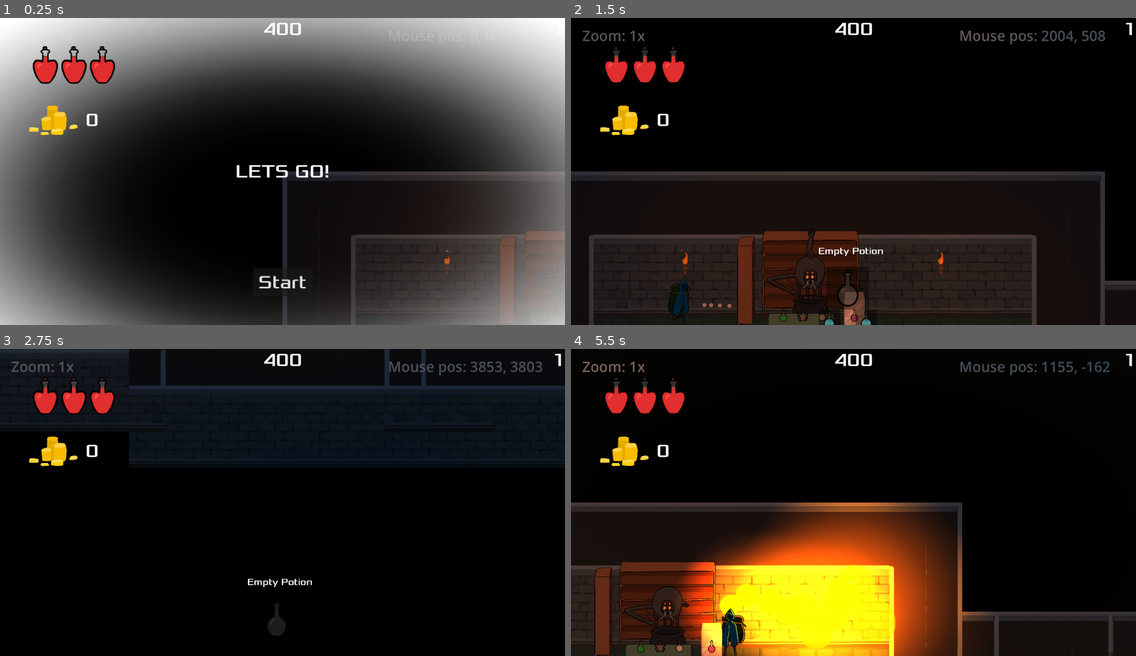
Above: before the commit, frames 1-4 (two rows, left to right).
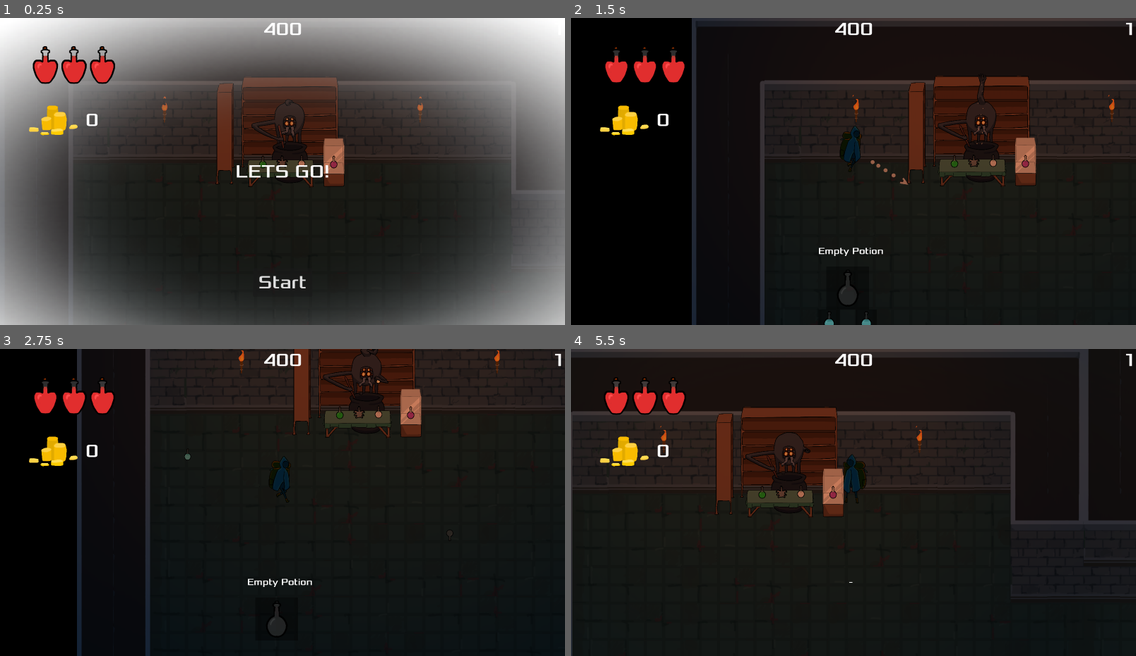
Above: after the commit, the same moments.

Repository: woofasaurus/PotionGame
Game: Godot game, scene res://scenes/main.tscn
Two runs of this game, one before a commit and one after it. Both use one fixed random seed, a clock stepped at 60 frames per second and the inputs below.
Inputs (mouse positions are in pixels of both pictures, inside the frame that each line leads up to):
- Up to frame 1 (0.25 s): no input
- Up to frame 2 (1.5 s): click "Start" at 0.5 s; tap Enter (ui_accept) at 1.25 s; move the mouse to (1119, 315) at 1.27 s; hold Right (move_right) from 1.28 s (still down); right-click (1119, 315) at 1.35 s; click (1119, 315) at 1.42 s
- Up to frame 3 (2.75 s): tap Enter (ui_accept) at 1.52, 2.27 s; move the mouse to (169, 517) at 2.02 s; release Right (move_right) at 2.03 s; hold Down (move_down) from 2.03 s (still down); tap Ctrl (control) at 2.1 s; click (169, 517) at 2.17 s; right-click (169, 517) at 2.3 s
- Up to frame 4 (5.5 s): move the mouse to (910, 434) at 2.77 s; release Down (move_down) at 2.78 s; hold Right (move_right) 2.78-3.53 s; tap Space (dodge) at 2.85 s; click (910, 434) at 2.92 s; right-click (910, 434) at 3.05 s; move the mouse to (825, 563) at 3.52 s; hold Up (move_up) 3.53-4.28 s; right-click (825, 563) at 3.6 s; click (825, 563) at 3.67 s; tap Enter (ui_accept) at 3.77, 4.52, 5.27 s; move the mouse to (1023, 548) at 4.27 s; hold R (interact) 4.28-5.03 s; hold Left (move_left) from 4.28 s (still down); click (1023, 548) at 4.42 s; right-click (1023, 548) at 4.55 s; move the mouse to (684, 456) at 5.02 s; click (684, 456) at 5.1 s; right-click (684, 456) at 5.3 s

The runs differ from the first frame. In frame 1, 21% of the frame differs, in the area x 12-100%, y 19-98%; in frame 2, 39%; in frame 3, 18%; in frame 4, 57%, in the area x 0-100%, y 0-100%.

Commit message:
For Chuck
Chuck is a nickname for charles

Diff:
--- a/scenes/map_generator.tscn
+++ b/scenes/map_generator.tscn
@@ -1,8 +1,7 @@
-[gd_scene load_steps=4 format=3 uid="uid://bixc4qqvwwkl0"]
+[gd_scene load_steps=3 format=3 uid="uid://bixc4qqvwwkl0"]
 
 [ext_resource type="Script" path="res://scripts/map_generator.gd" id="1_ku30c"]
 [ext_resource type="TileSet" uid="uid://crspbucdclyaa" path="res://art/new_room.tres" id="2_i08ma"]
-[ext_resource type="PackedScene" uid="uid://rb2iki5gjcch" path="res://scenes/creative_camera.tscn" id="3_42ufa"]
 
 [node name="MapGenerator" type="Node2D"]
 script = ExtResource("1_ku30c")
@@ -10,5 +9,3 @@
 [node name="TileMap" type="TileMap" parent="."]
 tile_set = ExtResource("2_i08ma")
 format = 2
-
-[node name="CreativeCam" parent="." instance=ExtResource("3_42ufa")]
--- a/scenes/rooms/boss_room.tscn
+++ b/scenes/rooms/boss_room.tscn
@@ -1,9 +1,10 @@
-[gd_scene load_steps=5 format=3 uid="uid://cwhk502j41c7v"]
+[gd_scene load_steps=6 format=3 uid="uid://cwhk502j41c7v"]
 
 [ext_resource type="Script" path="res://scripts/room.gd" id="1_kf4ix"]
 [ext_resource type="TileSet" uid="uid://crspbucdclyaa" path="res://art/new_room.tres" id="2_xm2eg"]
 [ext_resource type="PackedScene" uid="uid://dbnb8g53jt1xu" path="res://scenes/terrain/torch.tscn" id="3_5xpdv"]
 [ext_resource type="PackedScene" uid="uid://deqs063c8ujmo" path="res://scenes/enemies/concoctopus.tscn" id="4_tlhos"]
+[ext_resource type="Texture2D" uid="uid://d0guvmspy3l66" path="res://art/2d_lights_and_shadows_neutral_point_light.webp" id="5_va31p"]
 
 [node name="boss_room" type="Node2D"]
 script = ExtResource("1_kf4ix")
@@ -26,3 +27,9 @@
 
 [node name="Concoctopus" parent="." instance=ExtResource("4_tlhos")]
 position = Vector2(2772, 1855)
+
+[node name="PointLight2D" type="PointLight2D" parent="."]
+position = Vector2(2801, 1832)
+scale = Vector2(20, 20)
+energy = 0.68
+texture = ExtResource("5_va31p")
--- a/scripts/inventory_wheel.gd
+++ b/scripts/inventory_wheel.gd
@@ -111,9 +111,9 @@
 func _input(event): #handles scrolling through inventory
 	if event is InputEventMouseButton:
 		if event.button_index == MOUSE_BUTTON_WHEEL_UP and event.pressed:
-			wheel_rotation += padding
+			wheel_rotation += padding * .25
 		if event.button_index == MOUSE_BUTTON_WHEEL_DOWN and event.pressed:
-			wheel_rotation -= padding
+			wheel_rotation -= padding * .25
 	if event is InputEventPanGesture:
 		stopped = false
 		if (abs(event.delta.y) > threshold):
--- a/scripts/main.gd
+++ b/scripts/main.gd
@@ -15,6 +15,7 @@
 func game_over(): #Called when player is dead
 	$HUD.show_game_over()
 	get_tree().call_group("mobs", "queue_free")
+	self.get_tree().call_deferred("reload_current_scene")
 
 func new_game(): #Called by start button
 	$HUD.show_message("Get Ready")
--- a/scripts/map_generator.gd
+++ b/scripts/map_generator.gd
@@ -32,7 +32,8 @@
 
 				var global_center = spawner.get_position() + Vector2(map_offset[0], map_offset[1]) * self.tile_len
 
-				room_weight -= spawner.spawn(room_weight, 100, self.get_tree().get_current_scene(), global_center, "SortingLayer")
+				room_weight -= spawner.spawn(room_weight, 100, self.get_tree().get_current_scene(), global_center)#, "SortingLayer")
+
 
 func _load_room_children(map_offset: Vector2i, children, room_weight: int=0):
 	var spawn_points = []
@@ -134,9 +135,8 @@
 func _ready():
 	self.tile_len = self.floor_map.map_to_local(Vector2i(1, 0))[0] - self.floor_map.map_to_local(Vector2i(0, 0))[0]
 
-	self._preload_rooms(11, 3)
-	self._generate_rooms(range(11), 10, 5, 2)
-
+	self._preload_rooms(10, 3)
+	self._generate_rooms(range(10), 10, 3, 2)
 
 # Called every frame. 'delta' is the elapsed time since the previous frame.
 func _process(_delta):
--- a/scripts/player.gd
+++ b/scripts/player.gd
@@ -182,7 +182,7 @@
 	var _drink_ref = inventory.pop_drink()
 	thirst += _drink_ref.satiation
 	metabolizing.push_back(_drink_ref)
-	await get_tree().create_timer(2.0).timeout
+	await get_tree().create_timer(180.0).timeout
 	metabolizing.pop_front().effect(self)
 #endregion
 
Not shown: 1 places in art/new_room.tres that only renumber resources
Not shown, changed: export_presets.cfg
Not shown: 1 places in scenes/hud/hud.tscn that only renumber resources
Not shown: 1 places in scenes/projectiles/arrow.tscn that only renumber resources
Not shown, changed: .gitignore
